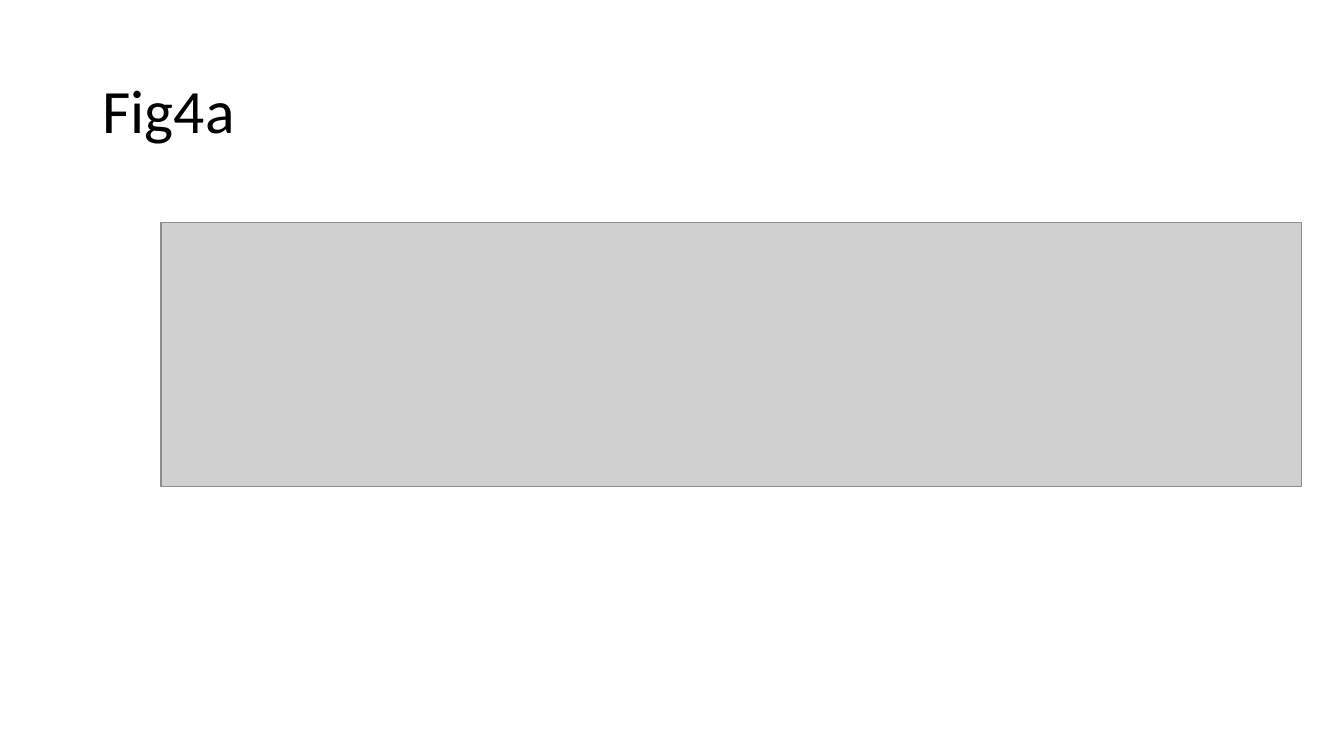
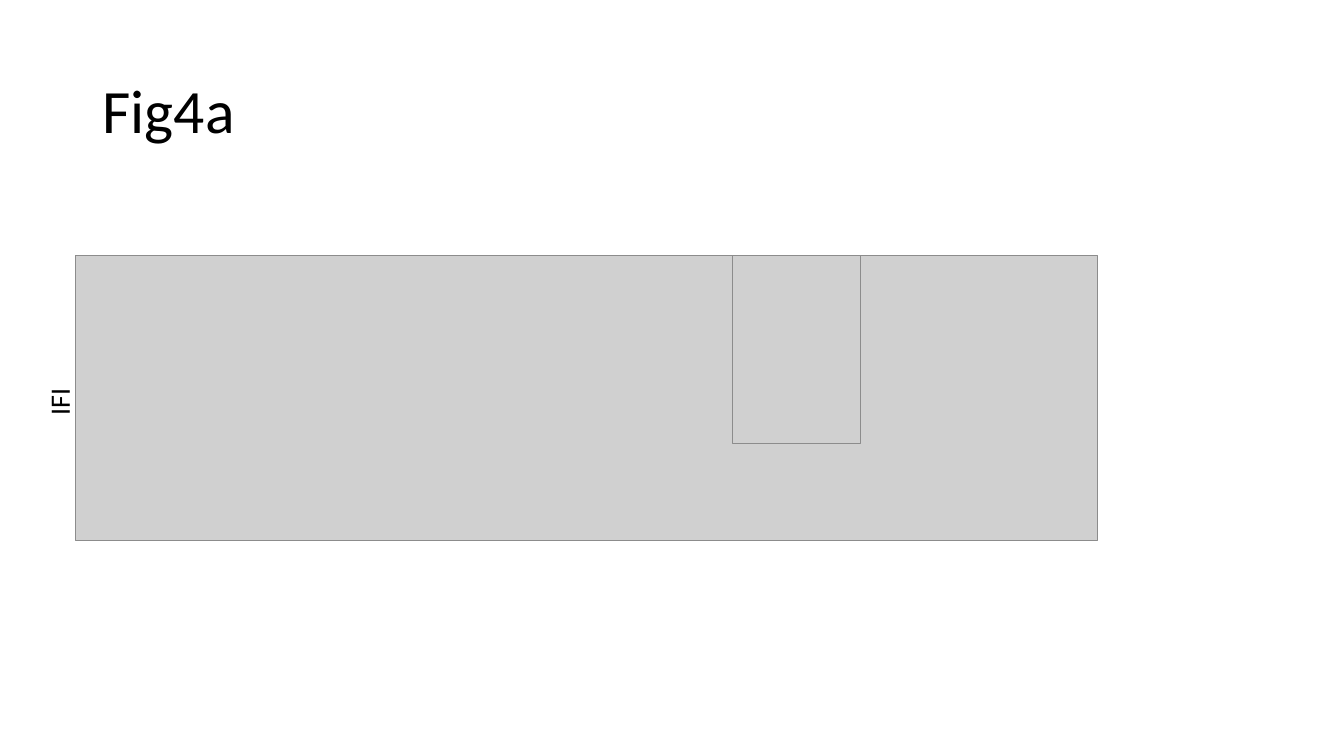
Before and after one commit to ncats/scaffoldanalytics, a slide deck: slide 5 of pres/Scaffold analytics figures to modify with chemical structures.pptx (slide 2 before the commit). Drawn at 1344x756 pixels with LibreOffice and Linux fonts; fonts in the diff are those of the drawing; grey boxes stand for pictures. Boxes give left, top, right and bottom in pixels: in the first picture for what was removed or moved away, otherwise in the second. Text is boxed around its words. In the diff, an @@ line names an element or a change of style, - is before the commit and + after.

```diff
--- a/pres/Scaffold analytics figures to modify with chemical structures.pptx
+++ b/pres/Scaffold analytics figures to modify with chemical structures.pptx
@@ picture: place and size @@
-picture at [161,223,1302,487]
+picture at [76,256,1098,540]
@@ picture added at [732,256,861,444] @@
@@ text added at [43,390,77,415], 20 pt, text #000000 @@
+IFI
```
Also in this commit, not shown: 4 other slides changed, 9 slides added, 4 slides removed, 7 other files.
